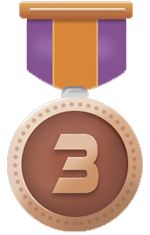
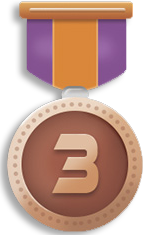
Before/after of a 150px x 235px layered artwork. What changed in the layer stack:
renamed "Layer 1" to "Layer 0", unmasked it over (7, 1, 141, 232)
